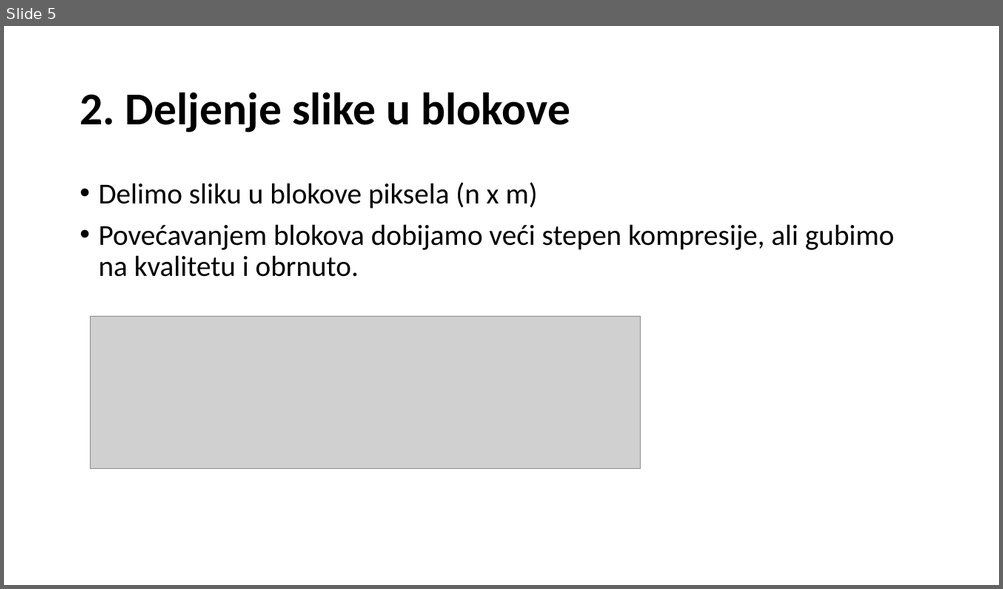
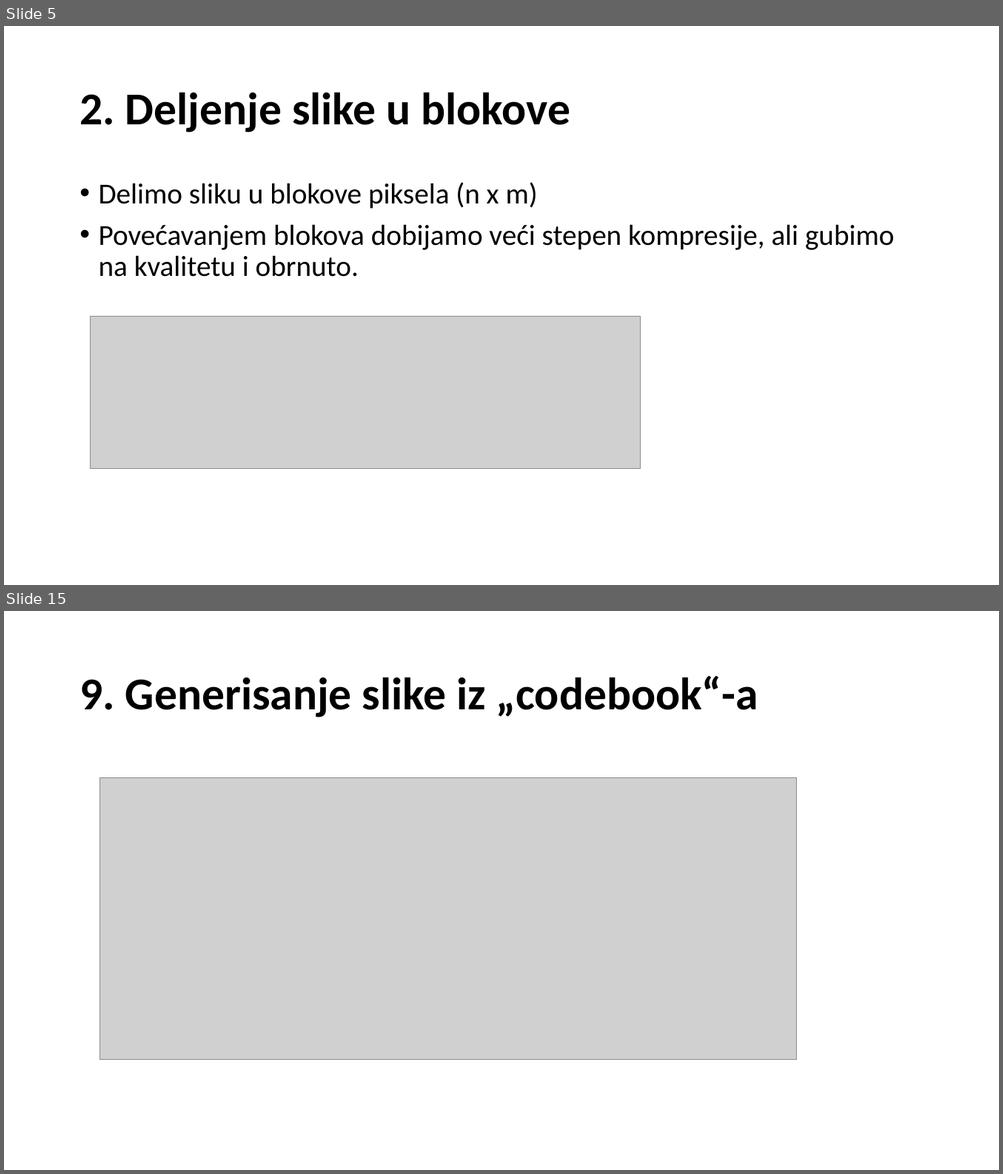
Before and after one commit to filipl41/NI_Image_compress, a slide deck: Primena genetskog algoritma u kompresiji slika.pptx. Shown one above the other, each under a label of ours: slide 5 before the commit, slides 5 and 15 after it; the slides between them are not shown. The pictures are 1003x589 and 1003x1174 pixels, drawn with LibreOffice and Linux fonts; fonts in the diff are those of the drawing; grey boxes stand for pictures. Boxes give left, top, right and bottom in pixels: in the first picture for what was removed or moved away, otherwise in the second. Text is boxed around its words. In the diff, an @@ line names an element or a change of style, - is before the commit and + after.

```diff
--- a/Primena genetskog algoritma u kompresiji slika.pptx
+++ b/Primena genetskog algoritma u kompresiji slika.pptx
@@ slide 15 added at [4,611,999,1170], background #FFFFFF @@
@@ title added at [79,675,758,718], 44 pt, text #000000, bold @@
+9. Generisanje slike iz „codebook“-a
@@ picture added at [99,778,797,1061] @@
```
Also in this commit, not shown: 2 slides changed, 10 other slides added, 1 slide removed, 1 other file.
